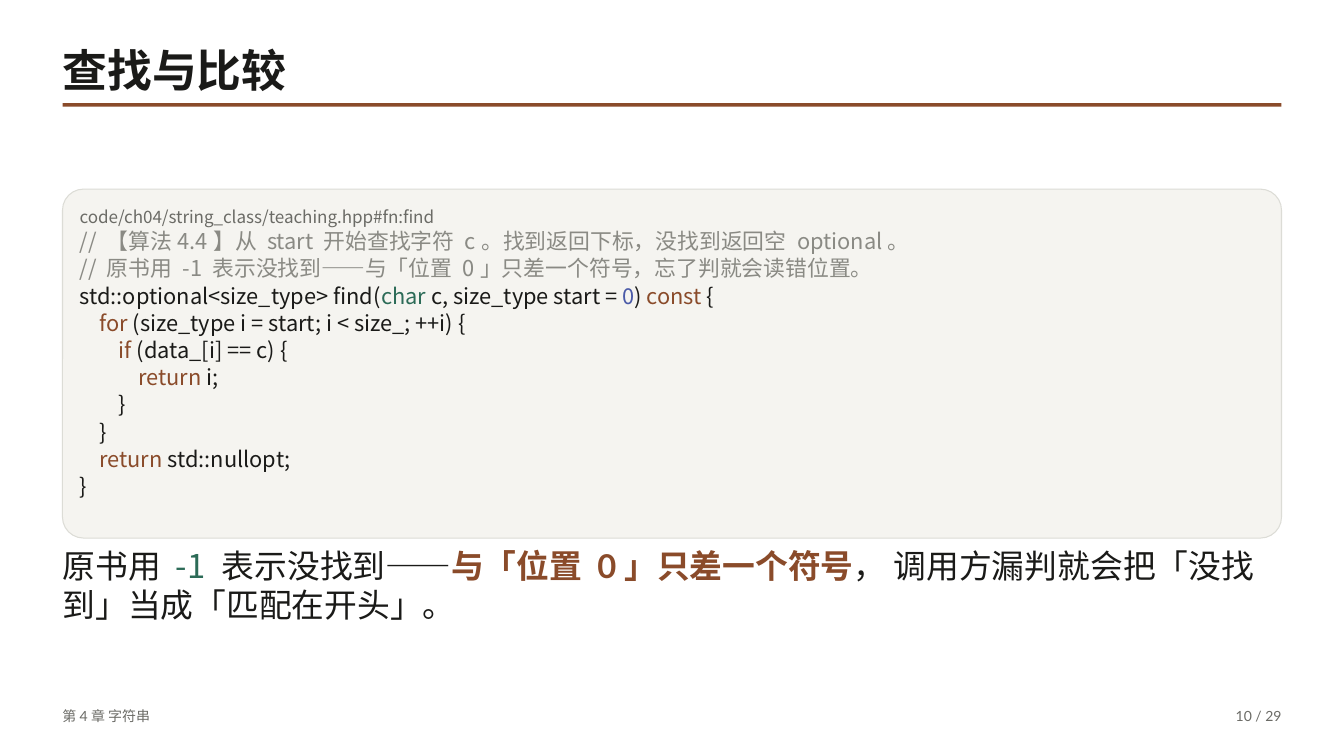
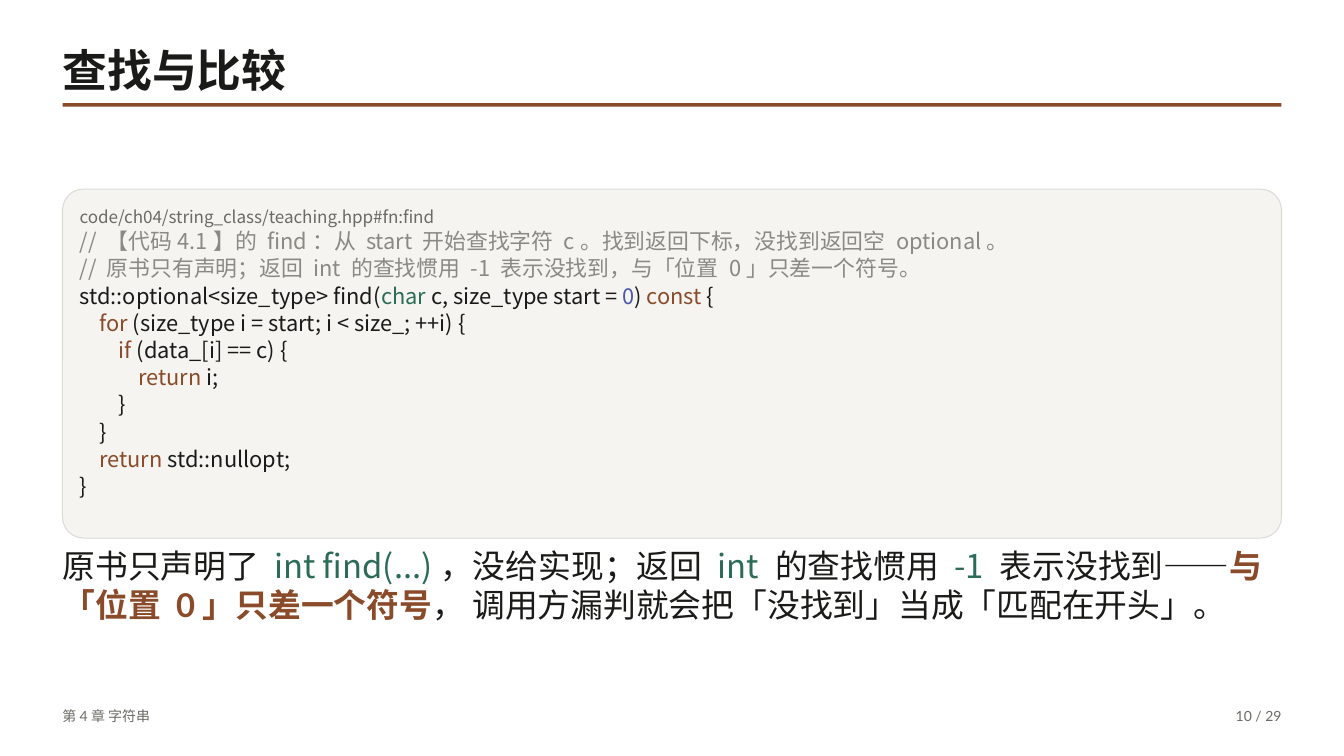
Before and after one commit to GMyhf/dsa-modernization, a slide deck: slide 10 of book/slides/pptx/ch04-string.pptx. Drawn at 1344x756 pixels with LibreOffice and Linux fonts; fonts in the diff are those of the drawing. Boxes give left, top, right and bottom in pixels: in the first picture for what was removed or moved away, otherwise in the second. Text is boxed around its words. In the diff, an @@ line names an element or a change of style, - is before the commit and + after.

```diff
--- a/book/slides/pptx/ch04-string.pptx
+++ b/book/slides/pptx/ch04-string.pptx
@@ text in rounded rectangle at <box>107,230,1009,279</box>: text changed @@
-// 【算法4.4】从 start 开始查找字符 c。找到返回下标，没找到返回空 optional。
-// 原书用 -1 表示没找到——与「位置 0」只差一个符号，忘了判就会读错位置。
+// 【代码4.1】的 find：从 start 开始查找字符 c。找到返回下标，没找到返回空 optional。
+// 原书只有声明；返回 int 的查找惯用 -1 表示没找到，与「位置 0」只差一个符号。
@@ text at <box>63,550,1262,621</box>: text changed @@
-原书用 -1 表示没找到——与「位置 0」只差一个符号， 调用方漏判就会把「没找到」当成「匹配在开头」。
+原书只声明了 int find(...)，没给实现；返回 int 的查找惯用 -1 表示没找到——与「位置 0」只差一个符号， 调用方漏判就会把「没找到」当成「匹配在开头」。
```
Also in this commit, not shown: 34 other files.
